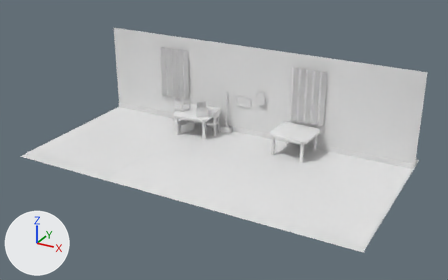
Before and after pictures for a commit that changed the FBX model Assets/Art/FBX/Background_BarNight01.fbx.
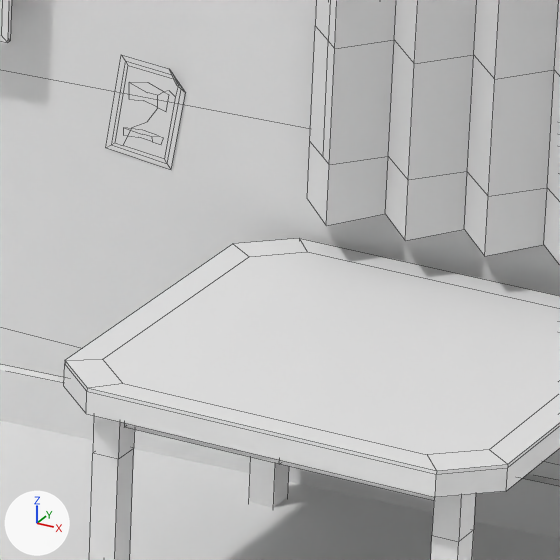
There are two pictures of each version: one whole from a 50 mm camera at (51.3, -88.1, 49.6) aimed at (1.8, 1.9, 4.6), one close up on the part from 59% to 69% of the width and 36% to 53% of the height. The axes (+X, +Y, +Z) are drawn at lower left. The lights are the same throughout. The last two pictures show the newer version. The close-ups show mesh edges as thin lines. Where no turn or scale is listed for an object, it has been applied to the vertices.

In view in the first close-up: 'Mesh_BarPhoto03', 'Mesh_BarShadows', 'Mesh_BarTableBackground01.001', 'Mesh_BarWall01', 'Mesh_BarWindow' and 1 more.
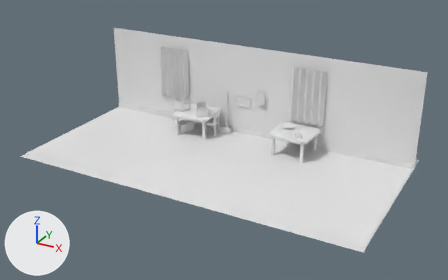
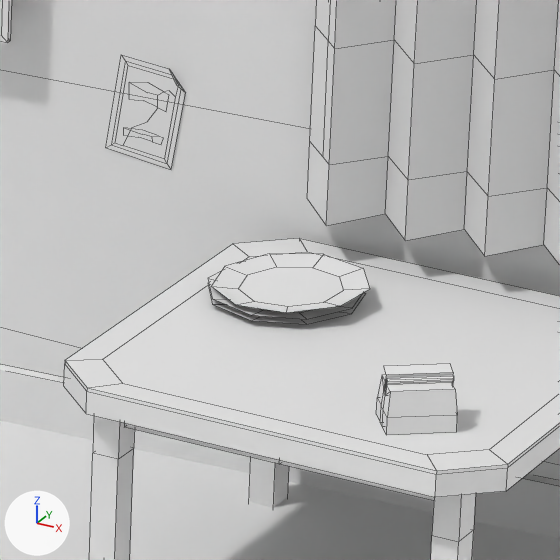
Commit message: some more background assets for more life

Boxes (x1, y1, x2, y2) around the edits, measured in the close-ups (560 x 560 px):
'Mesh_BarPlates', added: after (208, 254, 370, 324)
'Mesh_Napkins', added: after (376, 363, 457, 435)

The edits, one by one:
Mesh me_circle_004 is new.
It has 54 vertices, 30 faces and spans x -1.28..1.37, y -1.29..1.29, z 0.0..0.35.
Mesh me_cube_001 is new.
It has 50 vertices, 36 faces and spans x -0.683..0.683, y -0.646..0.646, z -0.408..0.482.
Object 'Mesh_BarPlates' (ob_mesh_barplates) is new; it shows me_circle_004.
Its location is (9.38, 13.32, 4.48).
Object 'Mesh_Napkins' (ob_mesh_napkins) is new; it shows me_cube_001.
Its location is (13.16, 9.69, 4.85).
